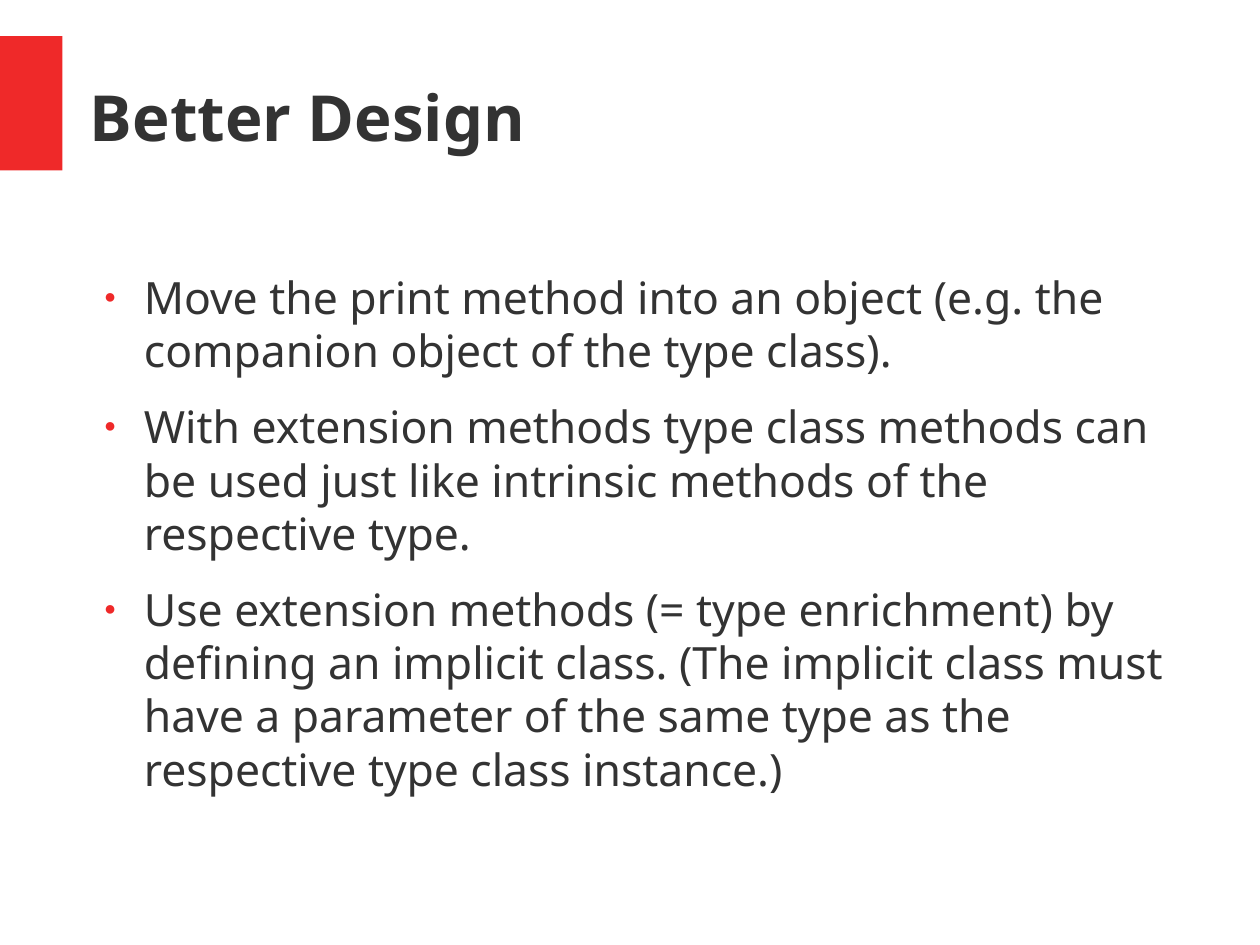
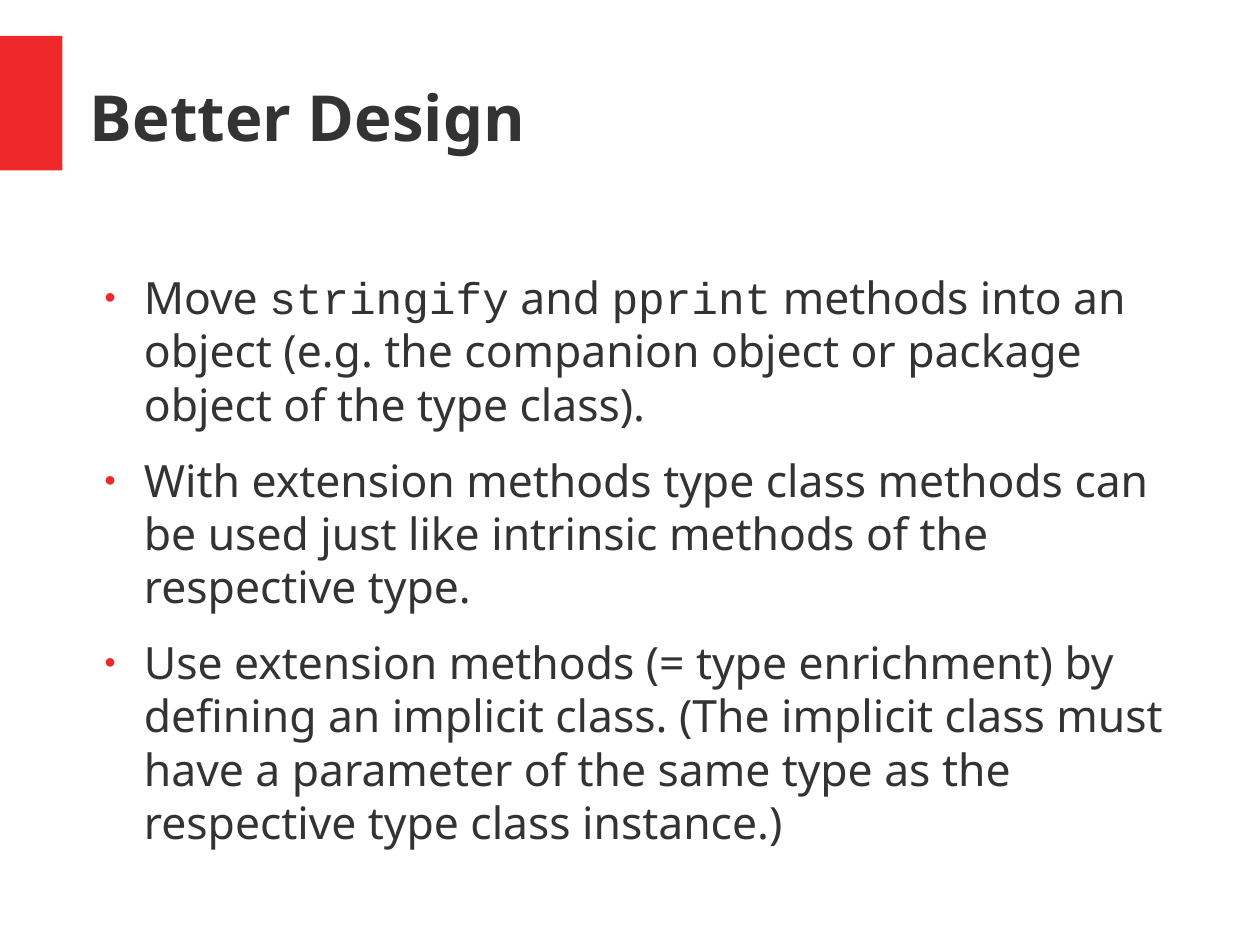
Before and after one commit to hermannhueck/typeclasses, a slide deck: slide 17 of Slides/TypeClasses.pptx. Drawn at 1260x945 pixels with LibreOffice and Linux fonts; fonts in the diff are those of the drawing. Boxes give left, top, right and bottom in pixels: in the first picture for what was removed or moved away, otherwise in the second. Text is boxed around its words. In the diff, an @@ line names an element or a change of style, - is before the commit and + after.

```diff
--- a/Slides/TypeClasses.pptx
+++ b/Slides/TypeClasses.pptx
@@ text at (144, 280, 1125, 432): text changed @@
-● Move the print method into an object (e.g. the companion object of the type class).
+● Move stringify and pprint methods into an object (e.g. the companion object or package object of the type class).
```
Also in this commit, not shown: 10 other slides changed, 1 other file.
